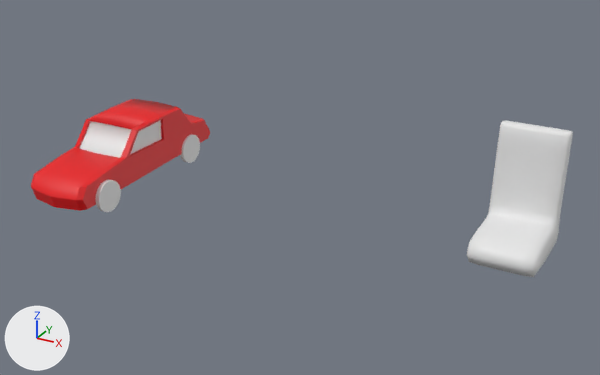
Renders of the FBX model Assets/Models/Tygo/Car/Car.fbx from each side of a commit.
Rendered twice from a camera (50 mm lens) standing at (16.63, -18.59, 9.98) and looking at (6.3, 0.2, 0.58). Arrows for +X, +Y and +Z are at lower left; the lights stay in place. Where no turn or scale is listed for an object, it has been applied to the vertices.
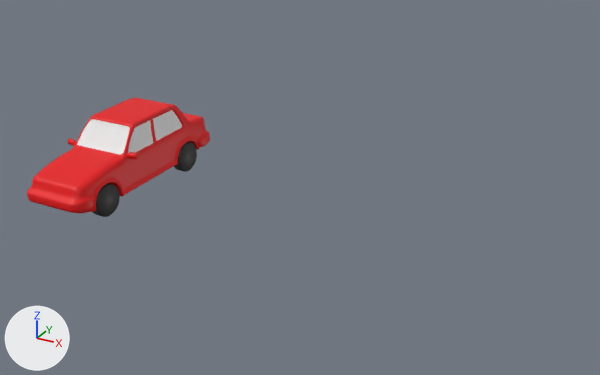
Location of each change, [x1, y1, x2, y2] in pixels of the pictures (600 x 375 px):
'Cube', reshaped, moved, rescaled
    before: [31, 99, 210, 211]
    after: [27, 98, 210, 213]
'Cube.001', deleted
    before: [467, 120, 573, 277]
'Circle', added (black)
    after: [93, 142, 197, 217]
'Cylinder.003', deleted
    before: [95, 180, 121, 212]
'Cylinder.001', deleted
    before: [180, 134, 200, 163]
'Mirrors', added
    after: [68, 138, 138, 159]

The change, as a diff of the scene's bpy script:
```diff
--- a/Assets/Models/Tygo/Car/Car.fbx.py
+++ b/Assets/Models/Tygo/Car/Car.fbx.py
@@ mat_glass @@
+mat_glass = principled_material('Glass')
+mat_glass.base_color = (0.8, 0.8, 0.8)  # white #e7e7e7
+mat_glass.roughness = 0.4
@@ mat_wheels @@
+mat_wheels = principled_material('Wheels')
+mat_wheels.base_color = (0.0247, 0.0247, 0.0247)  # black #2c2c2c
@@ me_cube_003 @@
 # used by ob_cube; location = (0.06, 0.0, 0.0)
-me_cube_003.from_pydata(...)  # 148 vertices, 130 faces; spans x -1.0..1.0, y -3.12..3.61, z -0.12..1.68
+me_cube_003.from_pydata(...)  # 3272 vertices, 3274 faces; spans x -1.81..1.81, y -5.19..5.84, z -2.16..1.12
+# me_cube_003 part 1: 148 vertices removed from x -1.0..1.0, y -3.12..3.61, z -0.12..1.68; 3272 vertices added at x -1.81..1.81, y -5.19..5.84, z -2.16..1.12
 me_cube_003.materials.append(mat_material)
-me_cube_003.materials.append(mat_material_001)  # white #e7e7e7
+me_cube_003.materials.append(mat_glass)  # white #e7e7e7
@@ me_cube_003_1 @@
+me_cube_003_1.from_pydata(...)  # 372 vertices, 368 faces; spans x -2.33..0.35, y -0.05..0.13, z -0.09..0.1
+me_cube_003_1.materials.append(mat_material)  # red #e70008
@@ me_circle @@
+me_circle.from_pydata(...)  # 512 vertices, 392 faces; spans x -2.16..0.01, y -4.44..0.49, z -0.49..0.49
+me_circle.materials.append(mat_wheels)  # black #2c2c2c
@@ ob_cylinder_003 @@
-ob_cylinder_003 = bpy.data.objects.new('Cylinder.003', me_cylinder_007)
-ob_cylinder_003.location = (1.12, -1.94, 0.05)
@@ ob_cylinder_001 @@
-ob_cylinder_001 = bpy.data.objects.new('Cylinder.001', me_cylinder_001)
-ob_cylinder_001.location = (1.06, 2.2, 0.12)
@@ ob_cube @@
 ob_cube = bpy.data.objects.new('Cube', me_cube_003)
-ob_cube.location = (0.06, 0.0, 0.0)
+ob_cube.location = (0.0, 0.0, 1.04)
+ob_cube.scale = (0.608, 0.608, 0.608)
@@ ob_cube_001 @@
-ob_cube_001 = bpy.data.objects.new('Cube.001', me_cube_002)
-ob_cube_001.location = (11.64, 0.0, 0.0)
@@ ob_mirrors @@
+ob_mirrors = bpy.data.objects.new('Mirrors', me_cube_003_1)
+ob_mirrors.location = (0.99, -0.86, 0.91)
@@ ob_circle @@
+ob_circle = bpy.data.objects.new('Circle', me_circle)
+ob_circle.location = (1.07, 2.08, -0.15)
```
